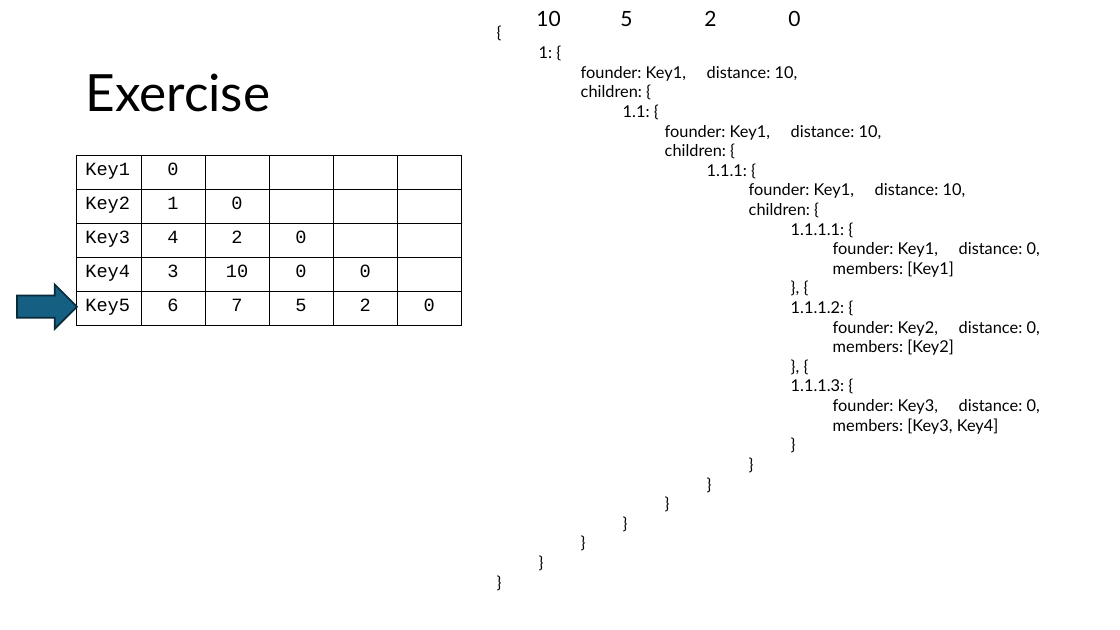
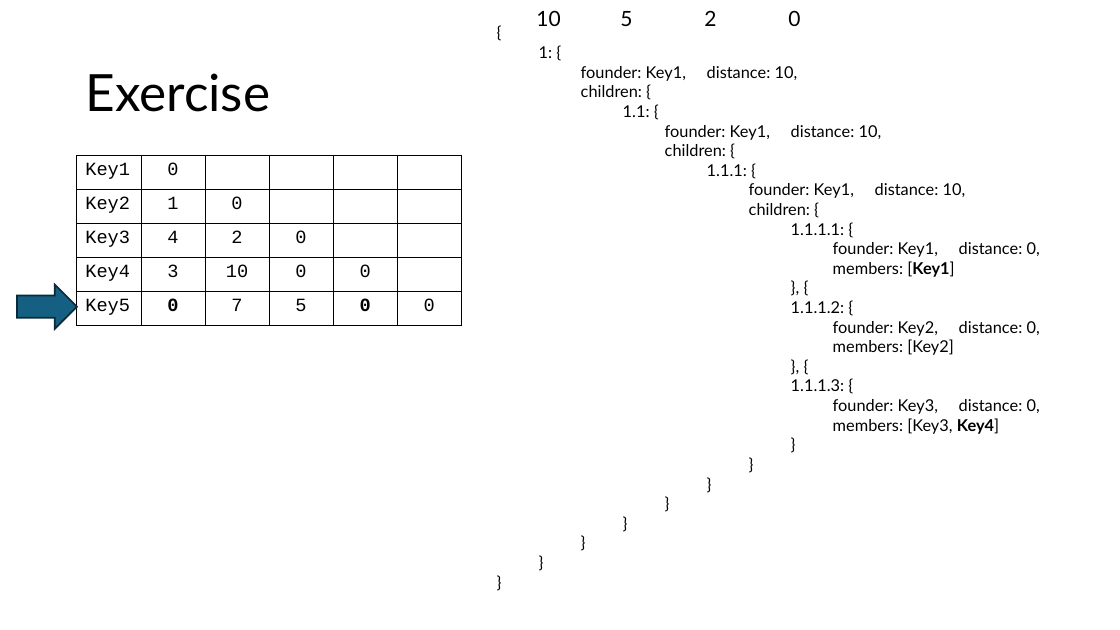
Before and after one commit to ncezid-biome/MatrixCodes, a slide deck: slide 20 of Documentation/MatrixCodes.pptx. Drawn at 1120x630 pixels with LibreOffice and Linux fonts; fonts in the diff are those of the drawing. Boxes give left, top, right and bottom in pixels: in the first picture for what was removed or moved away, otherwise in the second. Text is boxed around its words. In the diff, an @@ line names an element or a change of style, - is before the commit and + after.

```diff
--- a/Documentation/MatrixCodes.pptx
+++ b/Documentation/MatrixCodes.pptx
@@ table at [77, 155, 460, 326] @@
-row 5, column 2: 6
+row 5, column 2: 0
-row 5, column 5: 2
+row 5, column 5: 0
@@ text at [833, 261, 999, 434]: bold on in "[Key1]", "Key4]" @@
```
Also in this commit, not shown: 12 other slides changed, 5 slides added.
